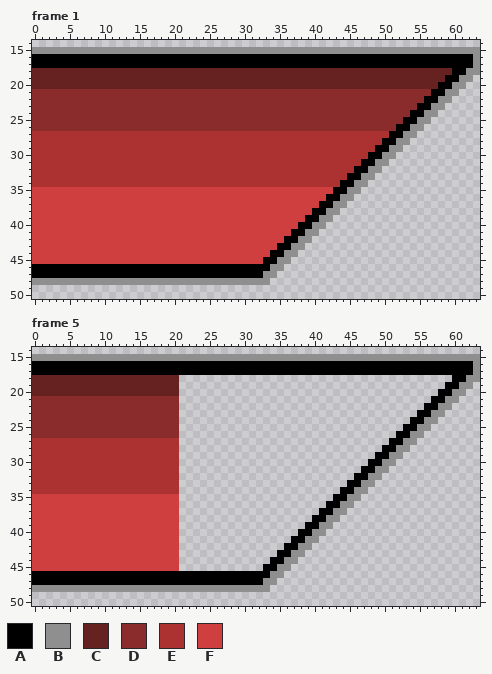
A pixel-art file gets an edit: Assets/01. Scenes/CDG/StatusBoxAssets/HPBar.aseprite. Above, as it was before the edit.
64x64 pixels, 10 frames. Colours within 5 levels of each other are drawn and written as one. Shown: frame 1: x 0..63, y 14..50; frame 5: x 0..63, y 14..50. The commit also changed other frames, which this record leaves out.
Palette (. is transparent): A #000000  B #8f8f8f  C #662121  D #8a2c2c  E #ac3232  F #cf3f3f
After:
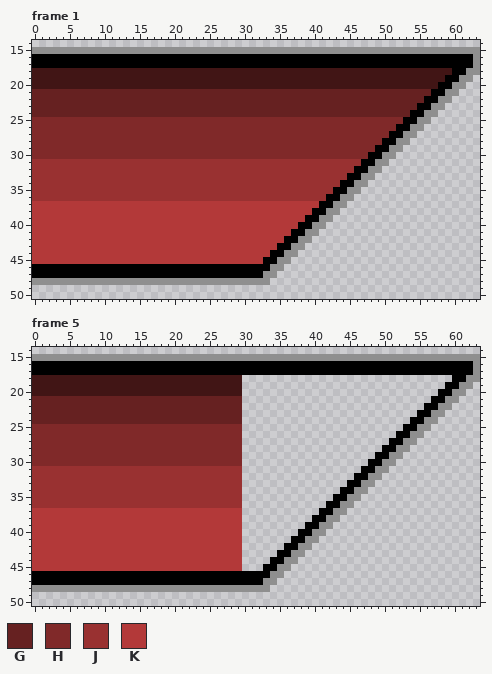
Colours new in this view: G #662121  H #802929  J #993131  K #b33939
What changed:
layer "Layer 1 #2" removed
Colour C changes from #662121 to #411515.
Frame 1, layer "Layer 1":
Colour D becomes colour G in row 21 at x 0 to 56; in row 22 at x 0 to 55; in row 23 at x 0 to 54; in row 24 at x 0 to 53.
Colour D becomes colour H in row 25 at x 0 to 52; in row 26 at x 0 to 51.
Colour E becomes colour H in row 27 at x 0 to 50; in row 28 at x 0 to 49; in row 29 at x 0 to 48; in row 30 at x 0 to 47.
Colour E becomes colour J in row 31 at x 0 to 46; in row 32 at x 0 to 45; in row 33 at x 0 to 44; in row 34 at x 0 to 43.
Colour F becomes colour J in row 35 at x 0 to 42; in row 36 at x 0 to 41.
Colour F becomes colour K in row 37 at x 0 to 40; in row 38 at x 0 to 39; in row 39 at x 0 to 38; in row 40 at x 0 to 37; in row 41 at x 0 to 36; in row 42 at x 0 to 35.
Colour F becomes colour K in row 43 at x 0 to 34; in row 44 at x 0 to 33; in row 45 at x 0 to 32.
Frame 5, layer "Layer 1":
The author put colour C in rows 18 to 20 at x 21 to 29.
The author put colour G in rows 21 to 24 at x 21 to 29.
Colour D becomes colour G in rows 21 to 24 at x 0 to 20.
The author put colour H in rows 25 to 30 at x 21 to 29.
Colour D becomes colour H in rows 25 to 26 at x 0 to 20.
Colour E becomes colour H in rows 27 to 30 at x 0 to 20.
The author put colour J in rows 31 to 36 at x 21 to 29.
Colour E becomes colour J in rows 31 to 34 at x 0 to 20.
Colour F becomes colour J in rows 35 to 36 at x 0 to 20.
The author put colour K in rows 37 to 45 at x 21 to 29.
Colour F becomes colour K in rows 37 to 45 at x 0 to 20.
